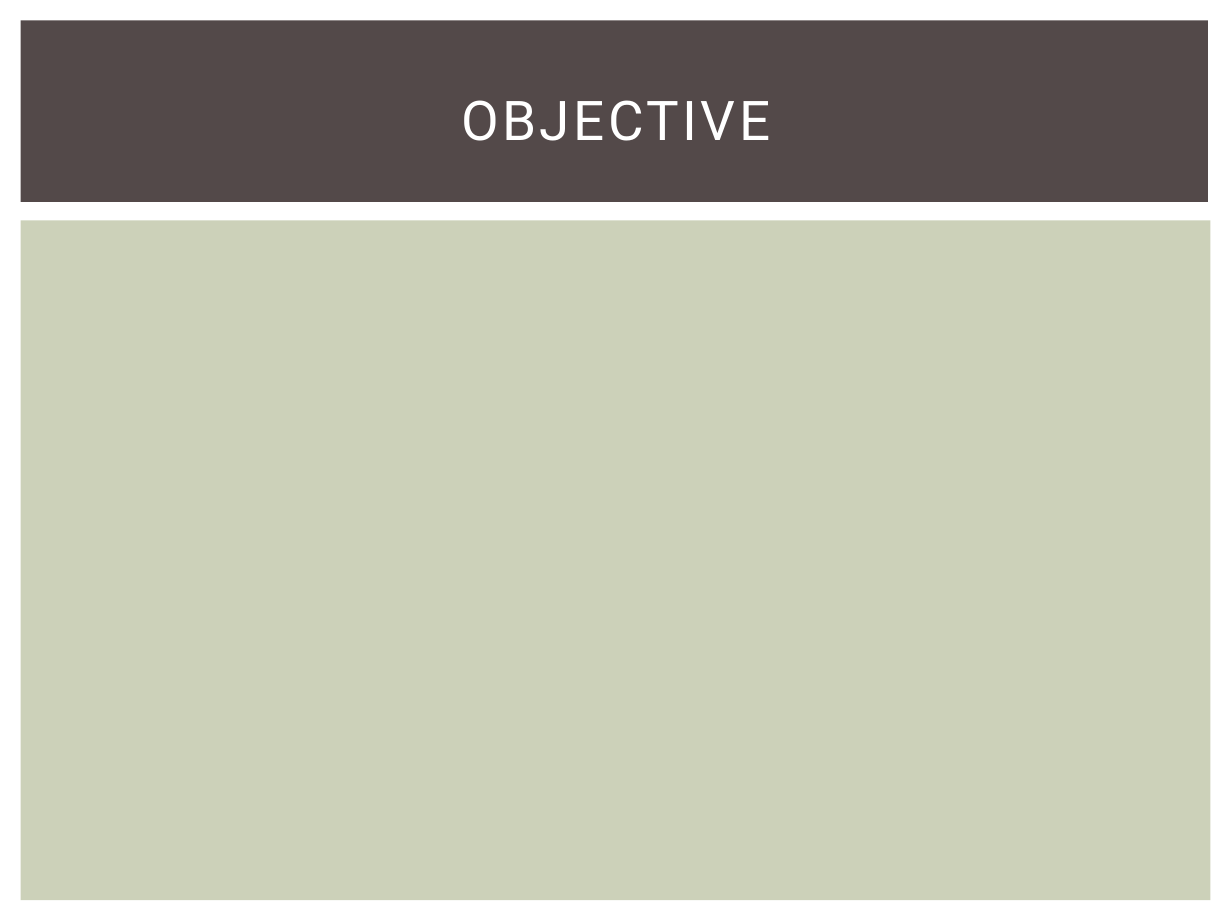
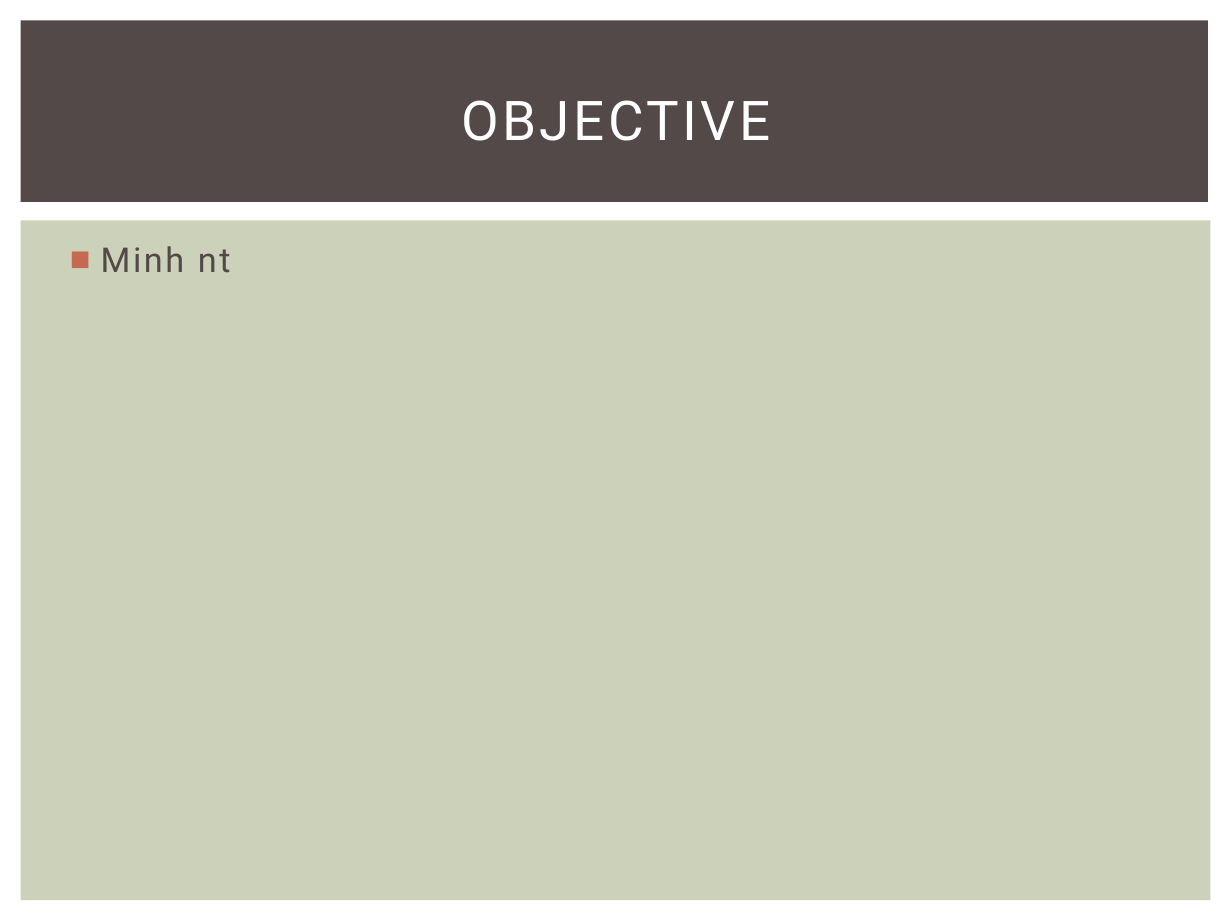
Before and after one commit to skyview059/e-learning-website, a slide deck: slide 7 of Document/Final report/Slide E-Learning project.pptx (slide 6 before the commit). Drawn at 1232x924 pixels with LibreOffice and Linux fonts; fonts in the diff are those of the drawing. Boxes give left, top, right and bottom in pixels: in the first picture for what was removed or moved away, otherwise in the second. Text is boxed around its words. In the diff, an @@ line names an element or a change of style, - is before the commit and + after.

```diff
--- a/Document/Final report/Slide E-Learning project.pptx
+++ b/Document/Final report/Slide E-Learning project.pptx
@@ text added at (101,246,231,273), 20 pt, text #534949 @@
+■ Minh nt
```
Also in this commit, not shown: 19 other slides changed.
